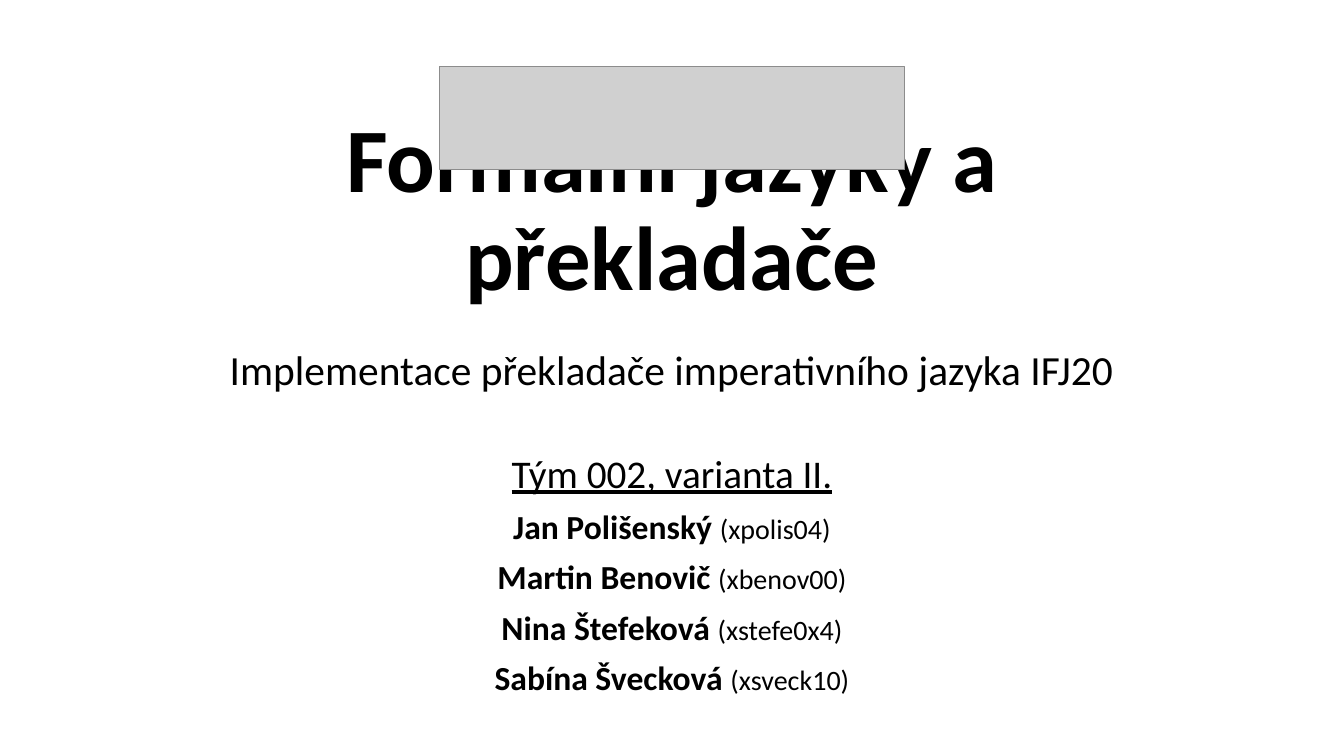
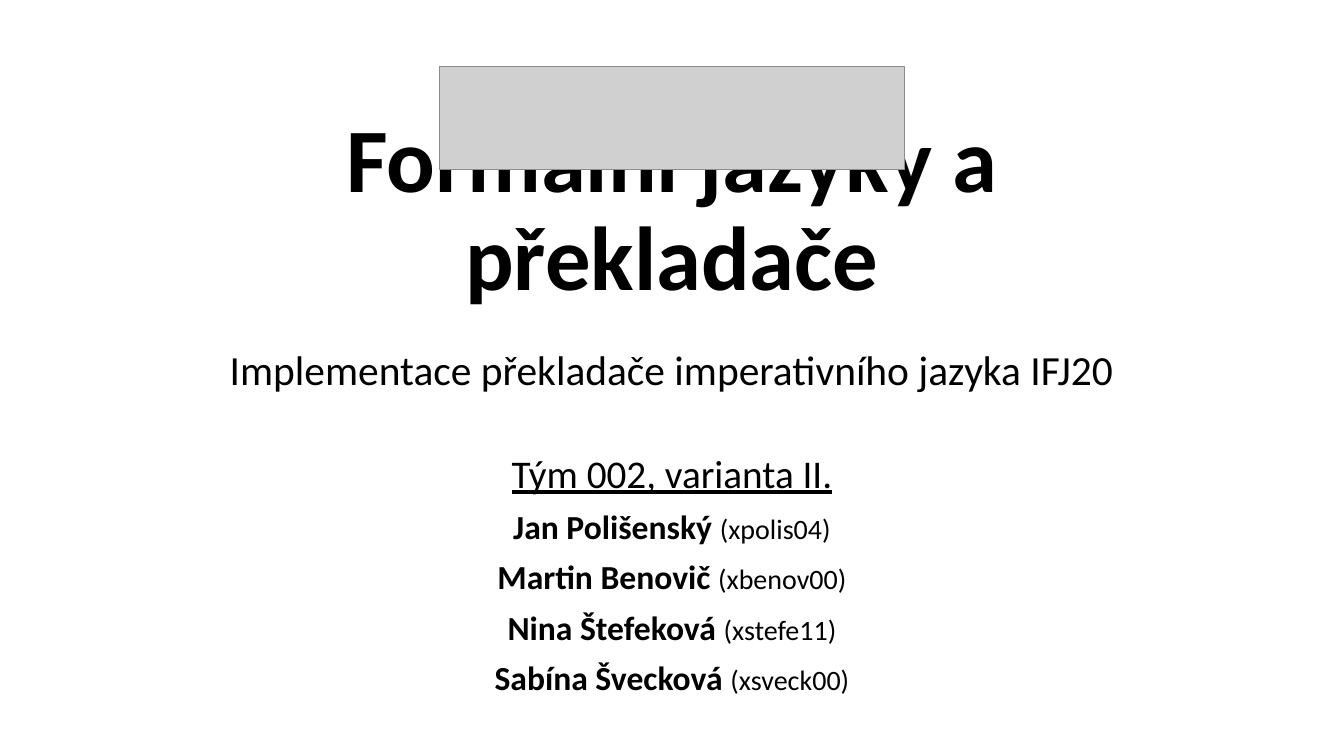
Before and after one commit to poli-cz/VUT-IFJ, a slide deck: slide 1 of obhajoba_ready/Formální jazyky a překladače.pptm. Drawn at 1344x756 pixels with LibreOffice and Linux fonts; fonts in the diff are those of the drawing; grey boxes stand for pictures. Boxes give left, top, right and bottom in pixels: in the first picture for what was removed or moved away, otherwise in the second. Text is boxed around its words. In the diff, an @@ line names an element or a change of style, - is before the commit and + after.

```diff
--- a/obhajoba_ready/Formální jazyky a překladače.pptm
+++ b/obhajoba_ready/Formální jazyky a překladače.pptm
@@ subtitle at <box>495,612,849,694</box>: text changed @@
-Nina Štefeková (xstefe0x4)
-Sabína Švecková (xsveck10)
+Nina Štefeková (xstefe11)
+Sabína Švecková (xsveck00)
```
Also in this commit, not shown: 1 other slide changed, 1 slide removed, 1 other file.
